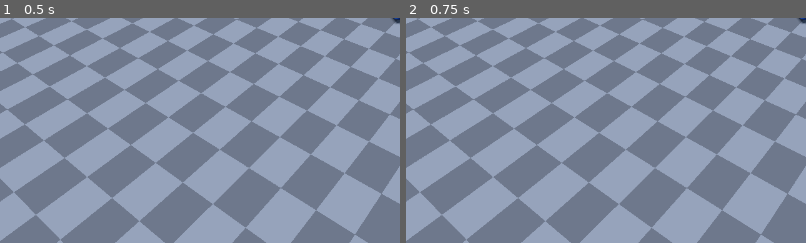
Above: before the commit, frames 1-2 (left to right).
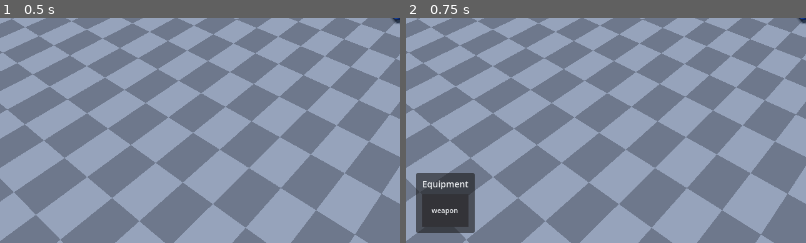
Above: after the commit, the same moments.

Repository: devarminas/marque
Game: Godot game, scene res://scenes/main.tscn
Same seed, same stepped clock (60 frames per second), same inputs: the game is played once before the commit and once after it.
Inputs (mouse positions are % of the whole screen's width and height, from its top left):
- Up to frame 1 (0.5 s): no input
- Up to frame 2 (0.75 s): tap Enter at 0.5 s; move the mouse to (72, 45) at 0.52 s; tap E (toggle_equipment, bound only after the commit) at 0.6 s; click (72, 45) at 0.67 s
The pictures show only the part of the screen within x 0-50%, y 50-100%; the shares and areas given below are measured in that part.

Frame 1 is identical in both runs. In frame 2, 3.9% of the frame differs, in the area x 2-18%, y 68-96%.

Commit message:
feat(client): a scene-authored equipment panel the player opens
The panel is authored in `main.tscn` under `UI/`, alongside the inventory
panel and anchored to the opposite corner, and it starts closed. `E` opens
and closes it, bound in `project.godot` by physical keycode so the key stays
where WASD put it on a non-QWERTY layout.

Open or closed is `CanvasItem.visible` and nothing else. A second boolean
tracking the same fact would drift the first time anything assigned `visible`
directly, which `inventory_panel.gd` already does from its rebuild, so the
script models no state and owns one transition.

`MOUSE_FILTER_STOP` is authored on the panel node and on nothing else inside
it, which is M1k's lesson kept rather than relearnt. The new suite asserts
that no client script assigns `mouse_filter` at all, by scanning the source
of all 15 of them: the property being right when a test looks at it is what
the M1k regression also looked like.

Anchored bottom-left with the inventory's 16px inset, and the bottom edge is
load-bearing rather than cosmetic. The headless viewport is 64x64, where this
panel is wider than the whole screen, so an equipment panel anchored anywhere
but the bottom covers `test_wiring.gd`'s `CLICK_AT` and leaves that suite with
no world to click. At this anchor its bottom edge lands on y=48, exactly the
16px strip that constant already aims at, at both viewport sizes.

The worn weapon slot is drawn and never filled. What is actually equipped
arrives on the wire in a later unit; a client that guessed would be a client
with authority. So the slot is authored chrome rather than a control, and it
is asserted to draw the very shade `inventory_slot.tscn` authors for an empty
slot rather than a shade written down in the test.

The opacity claim is written as its own negative. A click inside the open
panel sends no `move_to`, and then the same click at the same point with the
panel closed is asserted to walk the player, because "no move_to" is also
what a click into empty sky produces. Sabotaged to confirm it has teeth:
`mouse_filter = 2` on the panel in the scene fails 5 assertions, including
the behavioural one, which reported the click walking to (2.887, -2.887).

Diff:
--- a/client/project.godot
+++ b/client/project.godot
@@ -16,6 +16,16 @@
 window/size/viewport_width=1280
 window/size/viewport_height=720
 
+[input]
+
+; Opens and closes the equipment panel. Bound by *physical* keycode, so the key
+; stays where WASD put it on a non-QWERTY layout. 69 is KEY_E.
+toggle_equipment={
+"deadzone": 0.2,
+"events": [Object(InputEventKey,"resource_local_to_scene":false,"resource_name":"","device":-1,"window_id":0,"alt_pressed":false,"shift_pressed":false,"ctrl_pressed":false,"meta_pressed":false,"pressed":false,"keycode":0,"physical_keycode":69,"key_label":0,"unicode":0,"location":0,"echo":false,"script":null)
+]
+}
+
 [rendering]
 
 renderer/rendering_method="forward_plus"
--- a/client/scenes/main.tscn
+++ b/client/scenes/main.tscn
@@ -8,6 +8,7 @@
 [ext_resource type="Script" path="res://scripts/session.gd" id="6_session"]
 [ext_resource type="Script" path="res://scripts/net_client.gd" id="7_net_client"]
 [ext_resource type="Script" path="res://scripts/inventory_panel.gd" id="8_inventory_panel"]
+[ext_resource type="Script" path="res://scripts/equipment_panel.gd" id="9_equipment_panel"]
 
 [sub_resource type="ProceduralSkyMaterial" id="ProceduralSkyMaterial_sky"]
 sky_top_color = Color(0.38, 0.5, 0.68, 1)
@@ -137,6 +138,61 @@
 theme_override_constants/v_separation = 4
 columns = 4
 
+[node name="EquipmentPanel" type="PanelContainer" parent="UI"]
+anchors_preset = 2
+anchor_top = 1.0
+anchor_bottom = 1.0
+offset_left = 16.0
+offset_top = -16.0
+offset_right = 16.0
+offset_bottom = -16.0
+grow_horizontal = 1
+grow_vertical = 0
+visible = false
+mouse_filter = 0
+script = ExtResource("9_equipment_panel")
+
+[node name="Margin" type="MarginContainer" parent="UI/EquipmentPanel"]
+layout_mode = 2
+mouse_filter = 2
+theme_override_constants/margin_left = 10
+theme_override_constants/margin_top = 8
+theme_override_constants/margin_right = 10
+theme_override_constants/margin_bottom = 10
+
+[node name="Rows" type="VBoxContainer" parent="UI/EquipmentPanel/Margin"]
+layout_mode = 2
+mouse_filter = 2
+theme_override_constants/separation = 6
+
+[node name="Heading" type="Label" parent="UI/EquipmentPanel/Margin/Rows"]
+layout_mode = 2
+mouse_filter = 2
+theme_override_colors/font_color = Color(0.94, 0.95, 0.96, 1)
+theme_override_font_sizes/font_size = 14
+text = "Equipment"
+
+[node name="WeaponSlot" type="ColorRect" parent="UI/EquipmentPanel/Margin/Rows"]
+custom_minimum_size = Vector2(52, 52)
+layout_mode = 2
+mouse_filter = 2
+color = Color(0.2, 0.2, 0.22, 1)
+
+[node name="Label" type="Label" parent="UI/EquipmentPanel/Margin/Rows/WeaponSlot"]
+layout_mode = 1
+anchors_preset = 15
+anchor_right = 1.0
+anchor_bottom = 1.0
+grow_horizontal = 2
+grow_vertical = 2
+mouse_filter = 2
+theme_override_colors/font_color = Color(0.94, 0.95, 0.96, 1)
+theme_override_font_sizes/font_size = 11
+text = "weapon"
+horizontal_alignment = 1
+vertical_alignment = 1
+clip_text = true
+
 [node name="Session" type="Node" parent="." node_paths=PackedStringArray("net", "local_player", "remote_players", "ground_items", "ground_picker", "inventory_panel")]
 script = ExtResource("6_session")
 net = NodePath("Net")
--- /dev/null
+++ b/client/scripts/equipment_panel.gd
@@ -0,0 +1,40 @@
+extends PanelContainer
+
+## What the player is wearing. Authored in `main.tscn`, opened and closed by the
+## player. **M3b.**
+##
+## [b]Open or closed is [member CanvasItem.visible] and nothing else.[/b] A
+## second boolean tracking the same fact would drift the first time anything
+## assigned `visible` directly, which is not hypothetical: `inventory_panel.gd`
+## does exactly that from its rebuild. So this script models no state. It owns
+## one transition and the scene owns the starting value, which is closed.
+##
+## [b]Opaque while open.[/b] [constant Control.MOUSE_FILTER_STOP] is authored on
+## this node in `main.tscn` and nothing here assigns it, which is M1k's lesson
+## kept rather than relearnt: a filter re-armed from a script is a filter that
+## is wrong for every frame before `_ready` and invisible to anyone reading the
+## scene. A hidden [Control] is not hit-tested at all, so a closed panel costs
+## the world behind it nothing.
+##
+## [b]The worn slot is drawn and never filled.[/b] What is actually equipped
+## arrives on the wire in a later unit; a client that guessed would be a client
+## with authority (CLAUDE.md). So the slot is authored chrome, not a control,
+## and this script has no idea what a weapon is.
+
+## The action that opens and closes it. Authored in `project.godot` so the bind
+## is remappable configuration rather than a keycode buried in this file.
+const TOGGLE_ACTION := "toggle_equipment"
+
+
+func toggle() -> void:
+	visible = not visible
+
+
+## A hidden node still receives this, verified against 4.7.2, which is what lets
+## a panel that starts closed open itself.
+func _unhandled_key_input(event: InputEvent) -> void:
+	if not event.is_action_pressed(TOGGLE_ACTION):
+		return
+	toggle()
+	# Consumed, so one keypress cannot also mean something to anything else.
+	get_viewport().set_input_as_handled()
--- a/client/tests/run_tests.gd
+++ b/client/tests/run_tests.gd
@@ -73,6 +73,9 @@
 	# draws. Same shape as the suite above — it instances main.tscn and feeds it
 	# scripted frames — so it never connects to anything either.
 	{"name": "interaction", "scene": "res://tests/test_interaction.tscn"},
+	# M3b's equipment panel. Same shape again: it instances main.tscn, pushes
+	# real input at it, and connects to nothing.
+	{"name": "equipment", "scene": "res://tests/test_equipment.tscn"},
 	# The two heartbeat suites feed main.tscn scripted frames like the two above,
 	# so they connect to nothing. They are the only suites that spend real
 	# seconds waiting on a deadline, and each caps Engine.max_fps for its own
--- /dev/null
+++ b/client/tests/test_equipment.gd
@@ -0,0 +1,478 @@
+extends Node3D
+
+## The equipment panel: authored, opened, closed, and opaque. **M3b.**
+##
+## [b]No server.[/b] Nothing here needs one. The panel is player-driven chrome,
+## so every assertion is either about `main.tscn` as authored or about what a
+## real [InputEventKey] and a real [InputEventMouseButton] pushed through a real
+## viewport do to it.
+##
+## The thing under test is `main.tscn` itself, so this is about the scene the
+## game ships rather than a rig assembled for the occasion.
+##
+## [b]The opacity claim is written as its own negative.[/b] "A click on the open
+## panel sends no `move_to`" is also what a click into empty sky produces, and
+## it is what a panel that is simply never drawn produces. So the ground under
+## the click point is resolved with the picker first, and then the same click at
+## the same point is pushed again with the panel closed and asserted to walk the
+## player. Either half alone passes for a build that is broken the other way.
+
+const MainScene := preload("res://scenes/main.tscn")
+const SessionScript := preload("res://scripts/session.gd")
+const GroundPickerScript := preload("res://scripts/ground_picker.gd")
+const EquipmentPanelScript := preload("res://scripts/equipment_panel.gd")
+const InventoryPanelScript := preload("res://scripts/inventory_panel.gd")
+const InventorySlotScene := preload("res://scenes/inventory_slot.tscn")
+const InventorySlotScript := preload("res://scripts/inventory_slot.gd")
+const Assertions := preload("res://tests/assertions.gd")
+
+## The action `project.godot` authors, and the physical key it is bound to.
+## Physical, so the bind survives a non-QWERTY layout.
+const TOGGLE_ACTION := "toggle_equipment"
+const TOGGLE_KEY := KEY_E
+
+## How far the panel sits from the two edges it is anchored to, matching the
+## inventory panel's inset on the opposite corner.
+const EDGE_INSET := 16.0
+
+## Camera height for the click tests. High enough that the whole viewport is
+## ground, so a click that gets through lands on the ground rather than the sky.
+const CAMERA_HEIGHT := 20.0
+
+## Tolerance for a laid-out edge, in pixels.
+const LAYOUT_EPSILON := 0.5
+
+## Scripts that must never assign `mouse_filter`. Scanned as source, because the
+## property being right when a test looks at it is a weaker claim than nothing
+## in the client being able to change it.
+const SCRIPTS_DIR := "res://scripts"
+
+## Everything the panel draws inside itself. All of it authored, and none of it
+## allowed to catch a click.
+const CHROME_PATHS := [
+	"Margin",
+	"Margin/Rows",
+	"Margin/Rows/Heading",
+	"Margin/Rows/WeaponSlot",
+]
+
+@onready var _world: Node3D = $World
+
+var _assertions := Assertions.new()
+var _finished := false
+var _root: Node3D = null
+var _session: SessionScript = null
+var _picker: GroundPickerScript = null
+var _camera: Camera3D = null
+var _panel: EquipmentPanelScript = null
+var _inventory: InventoryPanelScript = null
+
+var _move_to_intents := PackedVector2Array()
+
+## Where the opacity pair clicks. Derived once, by the open-panel test, so that
+## the closed-panel test can make the stronger claim: not a click at the same
+## computation, the same click.
+var _click_point := Vector2.INF
+
+
+## Suite contract, polled by `run_tests.gd`. Reports; never quits.
+func is_finished() -> bool:
+	return _finished
+
+
+func get_failures() -> PackedStringArray:
+	return _assertions.failures
+
+
+func get_assertion_count() -> int:
+	return _assertions.assertion_count
+
+
+func _ready() -> void:
+	print("== equipment: a panel the player opens, no server ==")
+	# Asserted against an instance that is not in the tree yet, so no `_ready`
+	# anywhere has run. See the method's own note.
+	_test_the_panel_is_authored_before_anything_runs()
+
+	_root = MainScene.instantiate() as Node3D
+	_root.name = "EquipmentClient"
+	_world.add_child(_root)
+	_session = _root.get_node("Session") as SessionScript
+	_picker = _root.get_node("GroundPicker") as GroundPickerScript
+	_camera = _root.get_node("CameraRig/Camera3D") as Camera3D
+	_panel = _root.get_node("UI/EquipmentPanel") as EquipmentPanelScript
+	_inventory = _root.get_node("UI/InventoryPanel") as InventoryPanelScript
+
+	# The rig chases its target every frame and would undo the camera placement
+	# the click tests depend on. Switched off rather than fought.
+	var rig := _root.get_node("CameraRig") as Node3D
+	if rig != null:
+		rig.set_process(false)
+
+	_session.move_to_requested.connect(func(x: float, z: float) -> void:
+		_move_to_intents.append(Vector2(x, z))
+	)
+
+	await get_tree().process_frame
+	await get_tree().process_frame
+	await get_tree().physics_frame
+
+	_test_the_panel_hangs_off_the_ui_layer()
+	_test_no_client_script_assigns_a_mouse_filter()
+	_test_the_toggle_flips_visibility()
+	_test_the_keybind_is_authored()
+	await _test_the_authored_key_opens_and_closes_it()
+	await _test_the_worn_weapon_slot_is_drawn_empty()
+	await _test_the_panel_is_left_anchored_where_it_is_drawn()
+	await _test_an_open_panel_swallows_a_click()
+	await _test_a_closed_panel_lets_the_same_click_through()
+	await _test_toggling_never_re_arms_the_filter()
+
+	print(
+		"EQUIPMENT RAN: %d assertions, %d failed"
+		% [_assertions.assertion_count, _assertions.failures.size()]
+	)
+	_finished = true
+
+
+# --------------------------------------------------------------------------
+# Authoring.
+# --------------------------------------------------------------------------
+
+
+## [b]AC3 and AC4, at the only moment that can tell authoring from
+## construction.[/b] The instance is not in the tree, so no `_ready` has run
+## anywhere in it. Every property asserted here therefore came out of
+## `main.tscn` and could not have been assigned by a script.
+##
+## This is the assertion CLAUDE.md's scene-authoring rule actually needs. A
+## panel built by an `add_child` in `_ready` passes every other test in this
+## file and fails only this one.
+func _test_the_panel_is_authored_before_anything_runs() -> void:
+	var unopened := MainScene.instantiate() as Node3D
+	var panel := unopened.get_node_or_null("UI/EquipmentPanel") as Control
+	_check(panel != null, "main.tscn authors UI/EquipmentPanel, before any _ready runs")
+	if panel == null:
+		unopened.queue_free()
+		return
+
+	_check(
+		panel.get_script() == EquipmentPanelScript,
+		"and it runs equipment_panel.gd",
+	)
+	_check(
+		not panel.visible,
+		"and the scene file is what starts it closed, not a script",
+	)
+	_check(
+		panel.mouse_filter == Control.MOUSE_FILTER_STOP,
+		"and the scene file is what makes it opaque, got filter %d" % panel.mouse_filter,
+	)
+	_check(
+		panel.anchor_left == 0.0 and panel.anchor_right == 0.0,
+		"and anchors it to the left edge, got left %f right %f"
+		% [panel.anchor_left, panel.anchor_right],
+	)
+
+	# The chrome is authored too, and exactly one node in the panel stops a
+	# click. A container that stopped as well would work today and would move
+	# the boundary the next time the tree changed shape.
+	for path: String in CHROME_PATHS:
+		var chrome := panel.get_node_or_null(path) as Control
+		_check(chrome != null, "and authors %s inside it" % path)
+		_check(
+			chrome != null and chrome.mouse_filter == Control.MOUSE_FILTER_IGNORE,
+			"which hands a missed click down to the panel rather than catching it (%s)" % path,
+		)
+
+	unopened.queue_free()
+
+
+## [b]AC4.[/b] The panel is one of the UI layer's children, alongside the
+## inventory panel, and the two are anchored to opposite sides.
+func _test_the_panel_hangs_off_the_ui_layer() -> void:
+	var layer := _panel.get_parent()
+	_check(layer != null and layer.name == "UI", "the panel hangs off UI/")
+	_check(layer is CanvasLayer, "which is a CanvasLayer, so it draws over the world")
+	_check(
+		_inventory != null and _inventory.get_parent() == layer,
+		"the same layer the inventory panel hangs off",
+	)
+	_check(
+		_inventory.anchor_left == 1.0 and _panel.anchor_left == 0.0,
+		"and the inventory is anchored right while equipment is anchored left",
+	)
+
+
+## [b]AC3, the durable half.[/b] `mouse_filter` is authored, and no client
+## script can assign it. Read out of the source rather than off the property:
+## the property being right at the moment a test looks is exactly what M1k's
+## regression looked like too.
+func _test_no_client_script_assigns_a_mouse_filter() -> void:
+	var files := DirAccess.get_files_at(SCRIPTS_DIR)
+	_check(
+		files.has("equipment_panel.gd"),
+		"the script scan can see %s, so a scan that found nothing cannot pass" % SCRIPTS_DIR,
+	)
+
+	var assignment := RegEx.new()
+	assignment.compile("mouse_filter\\s*=(?!=)")
+	var scanned := 0
+	for file_name: String in files:
+		if not file_name.ends_with(".gd"):
+			continue
+		var source := FileAccess.get_file_as_string("%s/%s" % [SCRIPTS_DIR, file_name])
+		_check(
+			assignment.search(source) == null,
+			"%s never assigns mouse_filter; where a click stops is the scene's to say"
+			% file_name,
+		)
+		scanned += 1
+	_check(scanned > 1, "and more than one script was scanned, got %d" % scanned)
+
+
+## One worn slot, drawn and empty. What is worn arrives on the wire in a later
+## unit, so "empty" is the whole of M3b's claim about its contents.
+##
+## The empty colour is read off `inventory_slot.tscn` rather than written down
+## here, so "a worn slot looks like an empty slot" cannot quietly decay into "a
+## worn slot is whatever shade this test was written with".
+func _test_the_worn_weapon_slot_is_drawn_empty() -> void:
+	_panel.visible = true
+	await get_tree().process_frame
+	await get_tree().process_frame
+
+	var slot := _panel.get_node_or_null("Margin/Rows/WeaponSlot") as ColorRect
+	_check(slot != null, "the panel draws a worn weapon slot")
+	if slot == null:
+		return
+	_check(
+		slot.get_global_rect().has_area(),
+		"which is laid out with an area, got %s" % [slot.get_global_rect()],
+	)
+
+	var reference := InventorySlotScene.instantiate() as InventorySlotScript
+	_check(
+		slot.color == reference.empty_color,
+		"and drawn the very shade inventory_slot.tscn authors for an empty slot, %s, got %s"
+		% [reference.empty_color, slot.color],
+	)
+	reference.queue_free()
+
+	var label := slot.get_node_or_null("Label") as Label
+	_check(label != null and label.text == "weapon", "and named for the slot it is")
+	_panel.visible = false
+
+
+# --------------------------------------------------------------------------
+# Opening and closing.
+# --------------------------------------------------------------------------
+
+
+## [b]AC1.[/b]
+func _test_the_toggle_flips_visibility() -> void:
+	_check(not _panel.visible, "the panel starts closed")
+	_panel.toggle()
+	_check(_panel.visible, "one toggle opens it")
+	_panel.toggle()
+	_check(not _panel.visible, "and the next closes it again")
+
+
+## The bind is configuration, not a keycode in a script, so it is asserted
+## against the [InputMap] the project file built.
+func _test_the_keybind_is_authored() -> void:
+	_check(
+		InputMap.has_action(TOGGLE_ACTION),
+		'project.godot authors the "%s" action' % TOGGLE_ACTION,
+	)
+	if not InputMap.has_action(TOGGLE_ACTION):
+		return
+
+	var press := InputEventKey.new()
+	press.physical_keycode = TOGGLE_KEY
+	press.pressed = true
+	_check(
+		InputMap.event_is_action(press, TOGGLE_ACTION),
+		"and binds it to the physical E key, so it stays put on a non-QWERTY layout",
+	)
+
+
+## [b]AC1, through the path a player actually uses.[/b] A real key event pushed
+## through a real viewport, at a panel that is hidden when the event arrives: a
+## hidden node still receives `_unhandled_key_input`, and this is the assertion
+## that says so out loud.
+func _test_the_authored_key_opens_and_closes_it() -> void:
+	_check(not _panel.visible, "the panel is closed before the key is pressed")
+
+	await _push_toggle_key()
+	_check(_panel.visible, "pressing the authored key opens the panel")
+
+	await _push_toggle_key()
+	_check(not _panel.visible, "and pressing it again closes it")
+
+
+## The panel is drawn against the left edge, measured on a live frame rather
+## than read off the anchors. The inset matches the inventory panel's on the
+## opposite corner.
+##
+## [b]The bottom edge is load-bearing and not decoration.[/b] The headless
+## viewport is 64x64 (NOTES.md), where this panel is far wider than the whole
+## screen, so an equipment panel anchored anywhere but the bottom would cover
+## `test_wiring.gd`'s `CLICK_AT` and leave the suite with no world to click.
+## Anchored to the bottom-left with this inset, its bottom edge lands exactly on
+## the 16px strip that constant already aims at. `test_wiring.gd` guards the
+## constant; this guards the edge that makes it reachable.
+func _test_the_panel_is_left_anchored_where_it_is_drawn() -> void:
+	_panel.visible = true
+	await get_tree().process_frame
+	await get_tree().process_frame
+
+	var screen := _camera.get_viewport().get_visible_rect()
+	var rect := _panel.get_global_rect()
+	print("EQUIPMENT panel rect %s in viewport %s" % [rect, screen.size])
+
+	_check(rect.has_area(), "the open panel is laid out with an area, got %s" % [rect])
+	_check(
+		absf(rect.position.x - EDGE_INSET) < LAYOUT_EPSILON,
+		"its left edge sits %f px from the left edge, expected %f"
+		% [rect.position.x, EDGE_INSET],
+	)
+	_check(
+		absf(rect.end.y - (screen.size.y - EDGE_INSET)) < LAYOUT_EPSILON,
+		"and its bottom edge sits %f px from the bottom, expected %f"
+		% [screen.size.y - rect.end.y, EDGE_INSET],
+	)
+	_panel.visible = false
+
+
+# --------------------------------------------------------------------------
+# Opacity.
+# --------------------------------------------------------------------------
+
+
+## [b]AC2.[/b] A click inside the open panel's rect sends no `move_to`.
+##
+## The inventory panel is asserted closed first. It is anchored to the opposite
+## corner and covers most of a 64x64 viewport when it is open, so an open one
+## would be free to swallow this click and let a transparent equipment panel
+## pass this test.
+func _test_an_open_panel_swallows_a_click() -> void:
+	_check(
+		not _inventory.visible,
+		"the inventory panel is closed, so nothing else can be what stops this click",
+	)
+
+	_look_straight_down()
+	_panel.visible = true
+	await get_tree().process_frame
+	await get_tree().process_frame
+
+	_click_point = _point_inside_the_panel()
+	_check(
+		_click_point != Vector2.INF,
+		"the open panel covers a point inside the viewport to click",
+	)
+	if _click_point == Vector2.INF:
+		return
+	_check(
+		_picker.pick_ground(_click_point) != null,
+		"there is ground under %v, so a click that got through would walk the player"
+		% _click_point,
+	)
+
+	_move_to_intents.clear()
+	await _push_left_click(_click_point)
+	_check(
+		_move_to_intents.is_empty(),
+		"but a click on the open panel at %v sends no move_to, got %s"
+		% [_click_point, _move_to_intents],
+	)
+
+
+## The counterfactual for the test above, at the same point, with the same
+## click. Without this, a panel that was never drawn at all would pass.
+func _test_a_closed_panel_lets_the_same_click_through() -> void:
+	if _click_point == Vector2.INF:
+		return
+	_panel.visible = false
+	await get_tree().process_frame
+	await get_tree().process_frame
+
+	_move_to_intents.clear()
+	await _push_left_click(_click_point)
+	_check(
+		_move_to_intents.size() == 1,
+		"with the panel closed the very same click at %v walks the player, got %d intent(s)"
+		% [_click_point, _move_to_intents.size()],
+	)
+
+
+## [b]AC3, behaviourally.[/b] Nothing in the open/close path touches the filter,
+## so it is still STOP after the panel has been round the loop several times.
+func _test_toggling_never_re_arms_the_filter() -> void:
+	for _round in 3:
+		_panel.toggle()
+		await get_tree().process_frame
+		_check(
+			_panel.mouse_filter == Control.MOUSE_FILTER_STOP,
+			"the filter is still STOP with the panel %s, got %d"
+			% ["open" if _panel.visible else "closed", _panel.mouse_filter],
+		)
+
+
+# --------------------------------------------------------------------------
+# Driving.
+# --------------------------------------------------------------------------
+
+
+## A point inside the open panel's rect and inside the viewport, or
+## [constant Vector2.INF] when the panel covers no such point.
+##
+## Derived rather than written down: the panel's size comes from the theme and
+## the slot metrics, and a literal would go stale silently the first time either
+## moved, because a point that had drifted off the panel still sends no
+## `move_to` when the click lands on empty sky.
+func _point_inside_the_panel() -> Vector2:
+	var screen := _camera.get_viewport().get_visible_rect()
+	var covered := _panel.get_global_rect().intersection(screen)
+	if not covered.has_area():
+		return Vector2.INF
+	return covered.get_center()
+
+
+## Presses and releases the authored key. Both halves, so a press cannot leave
+## the action latched for the next assertion.
+func _push_toggle_key() -> void:
+	var viewport := _camera.get_viewport()
+	for pressed: bool in [true, false]:
+		var event := InputEventKey.new()
+		event.physical_keycode = TOGGLE_KEY
+		event.pressed = pressed
+		viewport.push_input(event)
+	await get_tree().process_frame
+
+
+## Presses and releases the left button. Both, so a press landing on the panel
+## cannot leave it holding mouse focus for the next click.
+func _push_left_click(screen_position: Vector2) -> void:
+	var viewport := _camera.get_viewport()
+	for pressed: bool in [true, false]:
+		var event := InputEventMouseButton.new()
+		event.button_index = MOUSE_BUTTON_LEFT
+		event.pressed = pressed
+		event.position = screen_position
+		viewport.push_input(event)
+	await get_tree().process_frame
+
+
+## Puts the camera above the origin looking straight down, so every point in the
+## viewport is ground and a click that gets through has somewhere to land.
+func _look_straight_down() -> void:
+	_camera.global_transform = Transform3D(
+		Basis(Vector3(1, 0, 0), Vector3(0, 0, -1), Vector3(0, 1, 0)),
+		Vector3(0.0, CAMERA_HEIGHT, 0.0),
+	)
+
+
+func _check(condition: bool, message: String) -> void:
+	_assertions.check(condition, message)
--- /dev/null
+++ b/client/tests/test_equipment.tscn
@@ -0,0 +1,8 @@
+[gd_scene load_steps=2 format=3]
+
+[ext_resource type="Script" path="res://tests/test_equipment.gd" id="1_equipment"]
+
+[node name="TestEquipment" type="Node3D"]
+script = ExtResource("1_equipment")
+
+[node name="World" type="Node3D" parent="."]
Not shown: 1 places in client/scenes/main.tscn that only renumber resources
